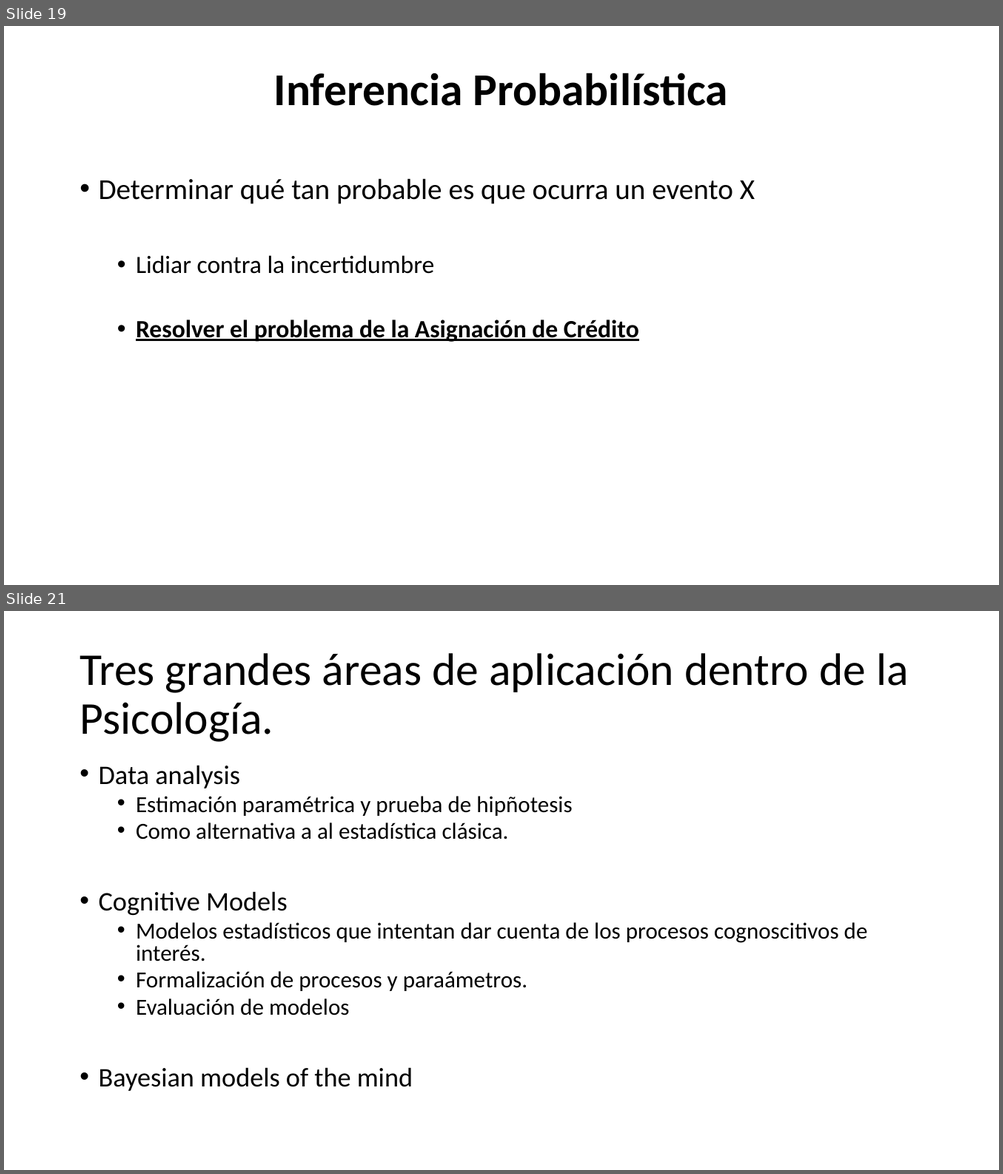
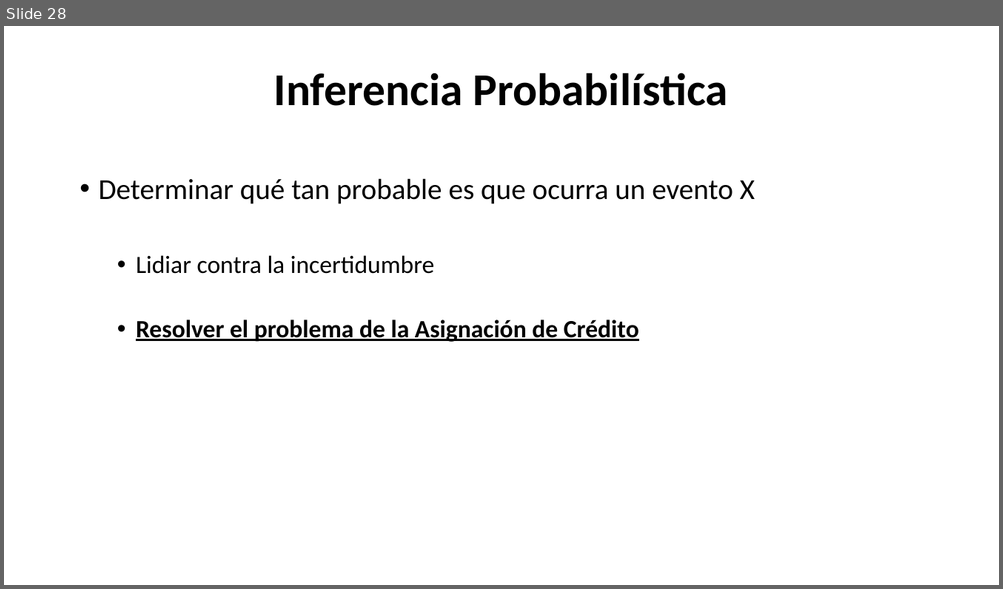
Before and after one commit to Adrifelcha/Adrifelcha, a slide deck: Tesis/Presentaciones/ACA2017_InferenciaProbabilisticaBayesiana.pptx. Shown one above the other, each under a label of ours: slides 19 and 21 before the commit, slide 28 after it; the slides between them are not shown. The pictures are 1003x1174 and 1003x589 pixels, drawn with LibreOffice and Linux fonts; fonts in the diff are those of the drawing. Boxes give left, top, right and bottom in pixels: in the first picture for what was removed or moved away, otherwise in the second. Text is boxed around its words. In the diff, an @@ line names an element or a change of style, - is before the commit and + after.

Commit message:
Presentacion Bayes ACA

```diff
--- a/Tesis/Presentaciones/ACA2017_InferenciaProbabilisticaBayesiana.pptx
+++ b/Tesis/Presentaciones/ACA2017_InferenciaProbabilisticaBayesiana.pptx
@@ slide 21 removed at bbox=[4, 611, 999, 1170], background #FFFFFF @@
@@ title removed at bbox=[79, 653, 908, 742] @@
-Tres grandes áreas de aplicación dentro de la Psicología.
@@ text removed at bbox=[99, 765, 868, 1091] @@
-• Data analysis
-  • Estimación paramétrica y prueba de hipñotesis
-  • Como alternativa a al estadística clásica.
-• Cognitive Models
-  • Modelos estadísticos que intentan dar cuenta de los procesos cognoscitivos de interés.
-  • Formalización de procesos y paraámetros.
-  • Evaluación de modelos
-• Bayesian models of the mind
@@ what was slide 19 is now slide 28 @@
```
Also in this commit, not shown: 4 slides changed, 16 slides added, 3 other files.
